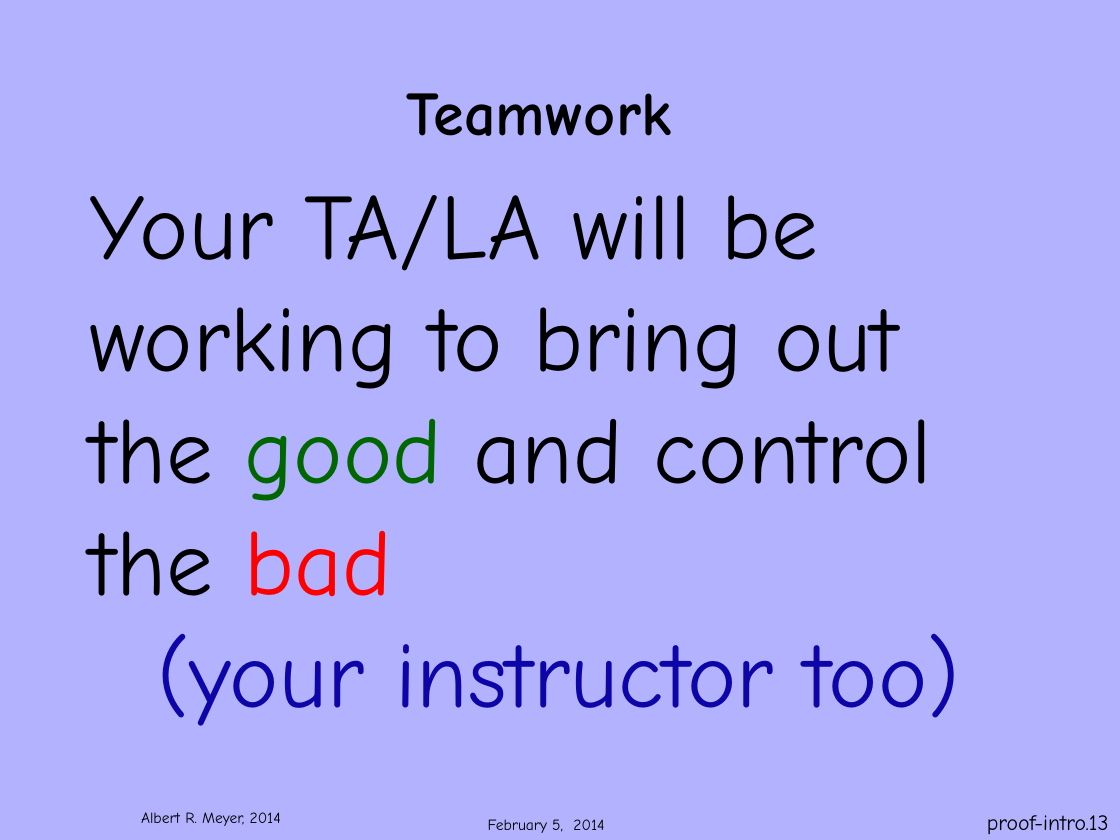
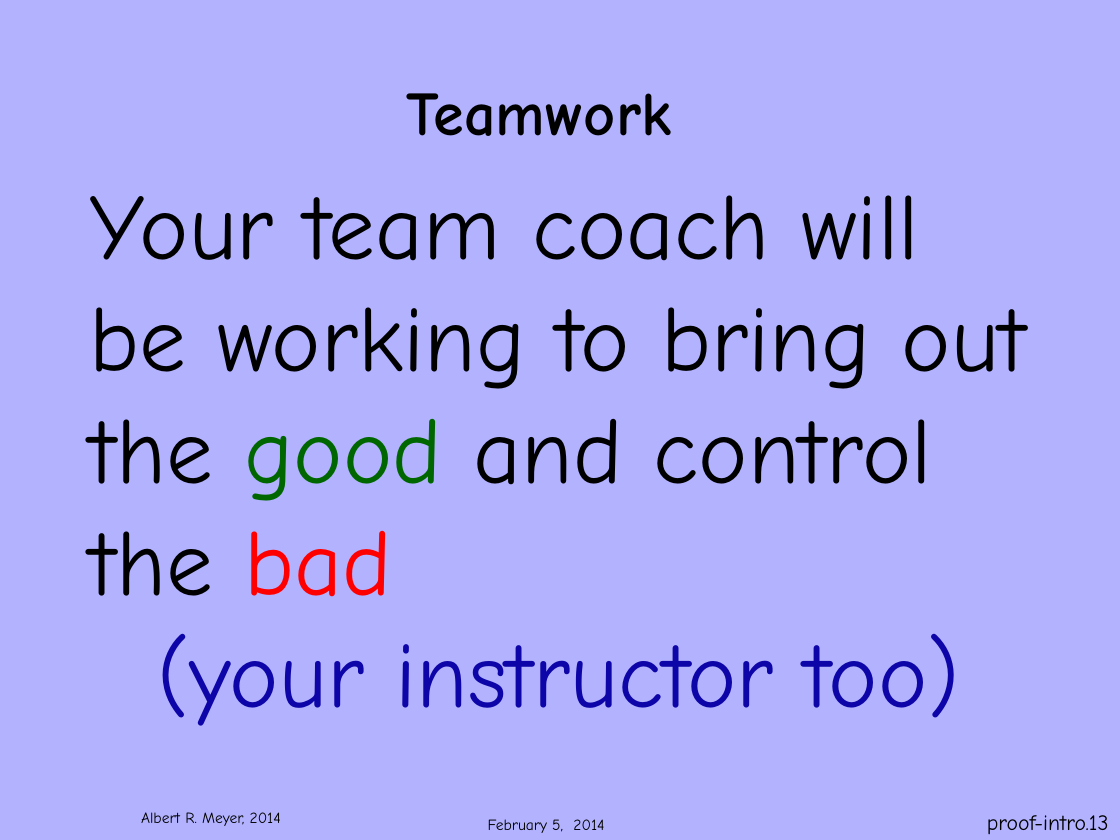
Before and after one commit to armeyer/mcs_web, a slide deck: slide 13 of spring14/slidesS14/6042S14welcome.pptx. Drawn at 1120x840 pixels with LibreOffice and Linux fonts; fonts in the diff are those of the drawing; background and template pictures are left out. Boxes give left, top, right and bottom in pixels: in the first picture for what was removed or moved away, otherwise in the second. Text is boxed around its words. In the diff, an @@ line names an element or a change of style, - is before the commit and + after.

```diff
--- a/spring14/slidesS14/6042S14welcome.pptx
+++ b/spring14/slidesS14/6042S14welcome.pptx
@@ text at [90,195,1026,597]: text changed @@
-Your TA/LA will be working to bring out the good and control the bad
+Your team coach will be working to bring out the good and control the bad
```
Also in this commit, not shown: 7 other slides changed, 2 other files.
